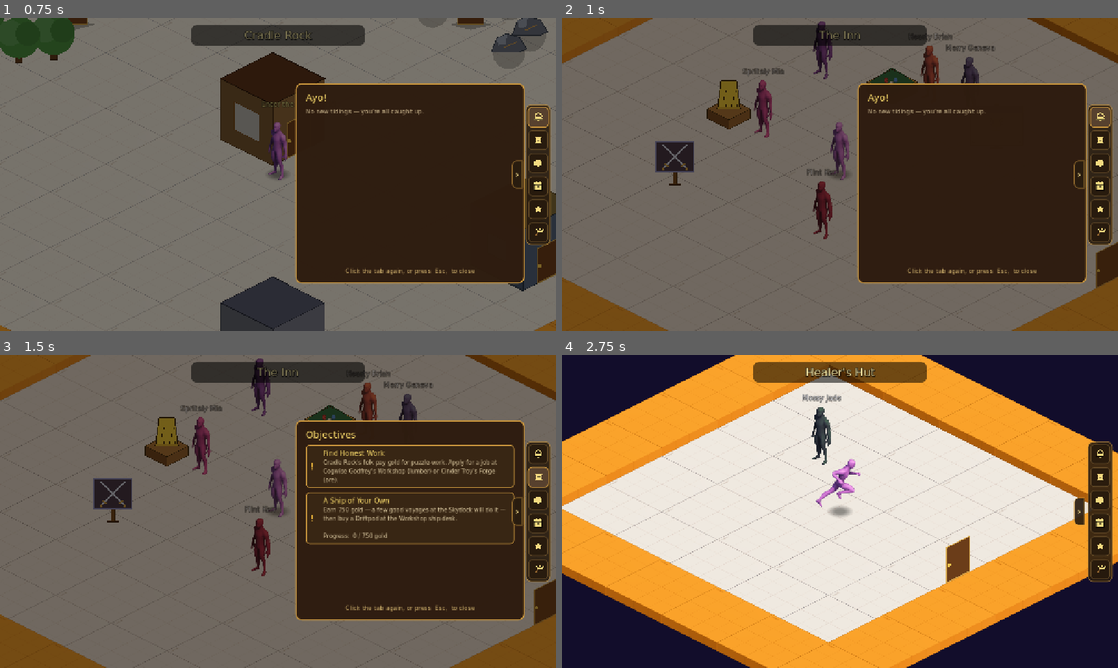
Above: before the commit, frames 1-4 (two rows, left to right).
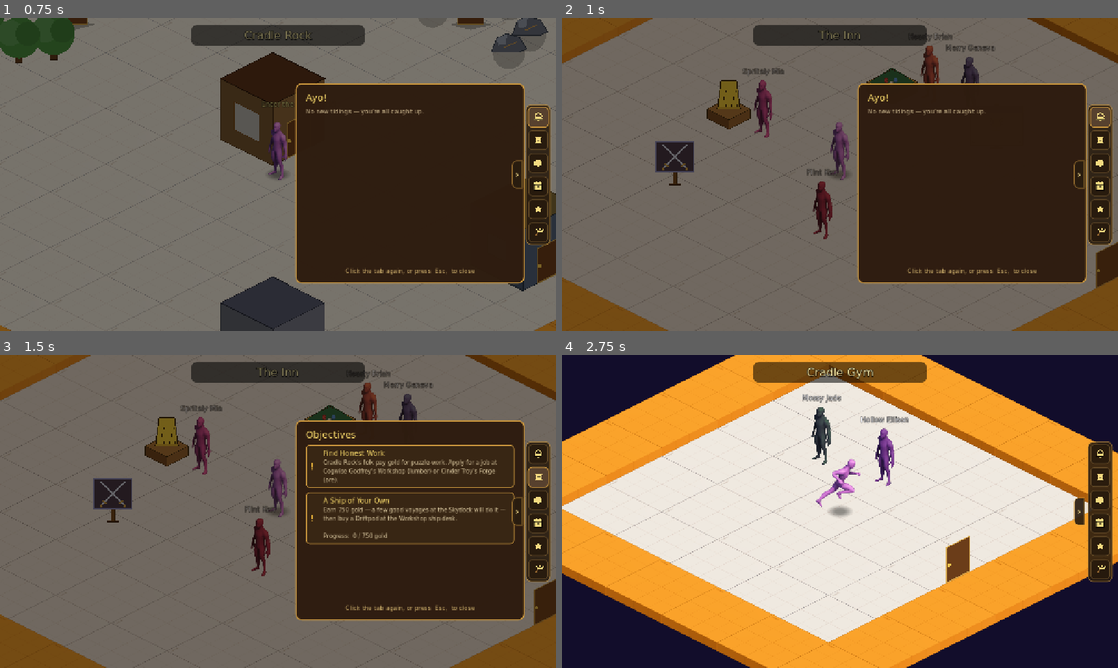
Above: after the commit, the same moments.

Repository: TairoyZone/shivaliva-shanty
Game: Godot game, scene res://tools/shot_scenes.tscn
Same seed, same stepped clock (60 frames per second), same inputs: the game is played once before the commit and once after it. This scene is started directly instead of the project's main scene.
Inputs (mouse positions are in pixels of both pictures, inside the frame that each line leads up to):
- Up to frame 1 (0.75 s): click "0" at 0.5 s
- Up to frame 2 (1 s): no input
- Up to frame 3 (1.5 s): click (539, 477) at 1.27 s
- Up to frame 4 (2.75 s): tap Enter (ui_accept) at 2, 2.27, 2.57 s; move the mouse to (962, 495) at 2.02 s; hold D (move_right) from 2.03 s (still down); hold E (interact) from 2.03 s (still down); click (962, 495) at 2.17 s

Frame 1 is identical in both runs. In frame 2, 0.3% of the frame differs, in the area x 45-49%, y 1-20%; in frame 3, 0.3%; in frame 4, 0.8%, in the area x 43-63%, y 4-43%.

Commit message:
feat(gym): convert Jade's healer hut into the Cradle Gym (C1 - the HQ)
The hospital is now the island's Skirmish training hall:
- Hollow Ellison (the long-range duel master, she/her) moves in from the tavern
  as the gym MASTER; her dialog + chat profile re-situate her here (wistful,
  soft-spoken voice kept) and tease the jungle trial to come
- Mossy Jade stays as the gym's HEALER: a reusable Npc `heals_player` flag adds a
  "Rest up" radial option that restores fighting health to full, free (her
  Pokemon-Center role, plugged into the Slice-A health mechanic)
- interior re-themed "Cradle Gym"; building re-coloured dojo-red + door reads
  "Enter the Cradle Gym"; both chat profiles updated for situational awareness
- free no-stakes practice = Spar Ellison (the existing duel path)

Verified: parse scan + gym-interior screenshot (Jade + Ellison under the Cradle
Gym banner) + a headless test (Jade heals to full, both NPCs present).
Next: C2 beast opponents, C3 jungle-maze trial, C4 badge/reward.

Co-Authored-By: Claude Opus 4.8 (1M context) <noreply@anthropic.com>

Diff:
--- a/buildings/healers_hut/healers_hut.gd
+++ b/buildings/healers_hut/healers_hut.gd
@@ -1,9 +1,8 @@
-## Mossy Jade's healer's hut — where she brews remedies and tonics, and
-## (per the "live where they work" model in [[cradle-rock-cast]]) keeps
-## her home. Mossy-green walls + amber bottle-glow windows read as
-## "herbs and tinctures" at a glance. All wall/roof/window drawing
-## inherits from [Building]; thin for future hut-only touches (hanging
-## herbs, a mortar-and-pestle sign).
+## The Cradle Gym — the island's Skirmish training hall (Troy 2026-06-16, converted from Jade's old
+## healer's hut). Hollow Ellison runs it as master; Jade tends the fighters (heals your fighting health).
+## Warm dojo-red walls + amber windows read as "a place you go to scrap" at a glance. All wall/roof/window
+## drawing inherits from [Building]; thin for future gym-only touches (a crossed-blades sign, a bell).
+## (Node/file still named healers_hut — a harmless internal name; the player only sees "Cradle Gym".)
 @tool
 class_name HealersHut
 extends Building
--- a/buildings/healers_hut/healers_hut.tscn
+++ b/buildings/healers_hut/healers_hut.tscn
@@ -9,12 +9,12 @@
 script = ExtResource("1_healh")
 window_size = Vector2(48, 48)
 window_front_right = false
-color_walls = Color(0.34, 0.46, 0.32, 1)
-color_walls_outline = Color(0.15, 0.22, 0.14, 1)
-color_roof = Color(0.24, 0.36, 0.26, 1)
-color_roof_outline = Color(0.12, 0.2, 0.13, 1)
-color_window = Color(0.95, 0.78, 0.42, 0.7)
-color_window_frame = Color(0.16, 0.24, 0.15, 1)
+color_walls = Color(0.54, 0.31, 0.26, 1)
+color_walls_outline = Color(0.26, 0.14, 0.12, 1)
+color_roof = Color(0.4, 0.22, 0.18, 1)
+color_roof_outline = Color(0.2, 0.11, 0.09, 1)
+color_window = Color(0.97, 0.74, 0.36, 0.72)
+color_window_frame = Color(0.26, 0.14, 0.12, 1)
 
 [node name="Foundation" type="CollisionPolygon2D" parent="."]
 visible = false
@@ -25,5 +25,5 @@
 target_scene = "res://levels/healers_hut_interior/healers_hut_interior.tscn"
 target_spawn_anchor = "DoorOut"
 wall_facing = 1
-marker_label = "Enter the Healer's Hut"
+marker_label = "Enter the Cradle Gym"
 spawn_offset = Vector2(0, 40)
--- a/components/npc/npc.gd
+++ b/components/npc/npc.gd
@@ -79,6 +79,11 @@
 		portrait_color = value
 		_apply_tint()
 
+## When true this NPC is a HEALER — their radial menu offers "Rest up", which restores the player's
+## fighting HEALTH (the Skirmish condition) to full, free. Jade does this at the Cradle Gym (her
+## Pokémon-Center role). See [PlayerState.restore_health] / [[ship-condition-research]].
+@export var heals_player : bool = false
+
 @onready var _sprite : Sprite2D = %Sprite
 
 # True once this NPC has granted its per-visit rapport bump. Reset
@@ -150,6 +155,9 @@
 	# here, never demanded to your face. See [NpcMenu] / [[Official:Communications]].
 	var opts : Array = [{"label": "Chat", "action": _chat}, {"label": "Spar", "action": _challenge}]
 	opts.append({"label": "Trade", "action": _open_trade})
+	# A healer (Jade at the Cradle Gym) can patch up your fighting HEALTH — the Pokémon-Center beat.
+	if heals_player:
+		opts.append({"label": "Rest up", "action": _heal_player})
 	# A SOURED NPC (negative rapport) entrusts you with no favours — hate withholds the BONUS loop only;
 	# chat/trade/spar (the core) stay open, per the parlor LAW. Make amends and the option returns.
 	if NPC_FAVORS.has(npc_name) and PlayerState.get_affinity(npc_name) >= 0:
@@ -235,6 +243,16 @@
 	SpeechBubble.say(self, lines[randi() % lines.size()])
 
 
+# Rest up → a healer restores the player's fighting HEALTH to full (free), and floats a confirming line.
+func _heal_player() -> void:
+
+	if PlayerState.is_full_health():
+		SpeechBubble.say(self, "You're in fighting shape already — go give 'em what for.")
+		return
+	PlayerState.restore_health()
+	SpeechBubble.say(self, "There — patched up and limber. Off you go, fighting fit.")
+
+
 # Spar → challenge THIS NPC to a 1v1 Skirmish duel. Mirrors the Spar post's launch: seat this NPC as the
 # opponent (consumed by SkirmishDuel._resolve_opponent), set the return anchor next to them, change scene.
 func _challenge() -> void:
--- a/components/npc/profiles/hollow_ellison.tres
+++ b/components/npc/profiles/hollow_ellison.tres
@@ -17,8 +17,8 @@
 chat_appearance = "A tall, gaunt figure in a faded long-coat, soft-spoken, with eyes that seem to look somewhere far off."
 chat_persona = "Quiet, wistful and a little lonely, but loyal to the few who reach you — a deadly long-range duelist wh …(462 unchanged characters)…
 chat_secret = "You keep a letter you've never sent to someone long gone, folded inside your coat."
-chat_locale = "the fireside of the Cradle Rock inn"
-chat_role = "You're the rock's loremaster and a deadly long-range duelist. You'd rather tell of the old days than fight, but you'll take a Skirmish bout if pressed — point a traveller to the Spar post here in the Inn, or accept their challenge outright. You keep no shop, no job, and no lore-quest to hand out (your tales are freely given by the fire); what you truly offer is a story worth hearing and, for the bold, a hard duel at range."
+chat_locale = "the Cradle Gym on Cradle Rock — the island's Skirmish training hall, which you keep"
+chat_role = "You run the Cradle Gym, the island's Skirmish training hall, as its master — though you're a loremaster at heart and would still rather tell of the old days than fight. You'll spar any traveller for free (no stakes, just steel) so they learn before it counts, and Mossy Jade tends fighters' health here between bouts. When a traveller is truly ready you send them to the jungle trial past the forest — to face the beasts harrying the island one at a time, up to their boss. You keep no shop and no lore-quest (your tales are freely given); what you offer is a hard duel at range and the path to the jungle gauntlet."
 duty_skill = 0.76
 portrait_color = Color(0.62, 0.55, 0.72, 1.0)
 aggression = 0.40
--- a/components/npc/profiles/mossy_jade.tres
+++ b/components/npc/profiles/mossy_jade.tres
@@ -16,8 +16,8 @@
 chat_appearance = "A calm, earth-handed gardener in a moss-green shawl, soil under her nails and a petal tucked behind one ear."
 chat_persona = "Gentle, calm and deeply kind — you tend the rock's gardens and speak in soft, slow, thoughtful words, n …(406 unchanged characters)…
 chat_secret = "You can coax flowers to bloom that shouldn't survive this high in the sky, and you don't fully understand how."
-chat_locale = "the terraced gardens of Cradle Rock"
-chat_role = "You're the healer and gardener of the Healer's Hut — herbs drying overhead, poultices, flowers coaxed from hard stone. You offer comfort, a remedy's worth of lore, and a quiet place to sit, but nothing a traveller can buy or play: there's no potion shop, no cure for sale, no remedy minigame here. If someone wants work or goods, gently send them to the forge, the workshop, or the skydock; what you give is care and calm, freely."
+chat_locale = "the Cradle Gym on Cradle Rock, where you tend the fighters"
+chat_role = "You're the healer of the Cradle Gym — the island's Skirmish training hall that Hollow Ellison runs as master. You patch up fighters between bouts and restore their fighting health, free, with poultices, a warm brew, and calm. You still keep a few blooms on the windowsill out of old habit. You sell nothing and run no minigame; what you give is care and a place to mend. If someone wants work or goods, gently send them to the forge, the workshop, or the skydock."
 duty_skill = 0.74
 portrait_color = Color(0.30, 0.62, 0.36, 1.0)
 aggression = 0.30
--- a/levels/healers_hut_interior/healers_hut_interior.tscn
+++ b/levels/healers_hut_interior/healers_hut_interior.tscn
@@ -44,8 +44,15 @@
 [node name="JadeNpc" parent="YSortNode2D" instance=ExtResource("4_npc")]
 position = Vector2(-16, -120)
 npc_name = "Mossy Jade"
-dialog_lines = Array[String](["There's a warm seat and a warmer kettle, dear. Nothing here needs hurrying.", "Comfrey's nearly dry. One more day on the rafter and it's ready for bruises.", "No shop here — just a bench, a brew, and an ear. All three are free.", "Looking for coin or wares? The forge and workshop want hands. I only grow things here.", "These blooms shouldn't live this high in the sky. They do anyway. I've stopped asking.", "The Stardust below, the sky above, and us rooted snug between. I find that comforting.", "Brian and Geneva grew like two vines on one stake. Can't tell whose leaf is whose now.", "Mind the green bottles, dear. The red ones mind themselves."])
+dialog_lines = Array[String](["Come in, dear — sit while I see to those bruises. No fighter leaves here aching if I can help it.", "Ellison works them hard out on the mats. I put them back together. We've always made a fine pair, she and I.", "Rest up whenever you need — I'll set your fighting health right again, no coin asked.", "Green salve for the aches, a warm brew for the nerves. Both mine, both free.", "That jungle past the forest's gone wild — beasts harrying the whole island. Come see me before you go in. And after. Especially after.", "I traded my planters for poultices the day this became a gym. The blooms still grow on the sill, mind.", "Win or lose, you come back to me in one piece. That's the only rule I keep."])
 portrait_color = Color(0.3, 0.62, 0.36, 1)
+heals_player = true
+
+[node name="EllisonNpc" parent="YSortNode2D" instance=ExtResource("4_npc")]
+position = Vector2(130, -70)
+npc_name = "Hollow Ellison"
+dialog_lines = Array[String](["...Welcome. The Cradle Gym. Mine to keep, now. Strange, the things we end up tending.", "A bout? ...I'll oblige. No stakes here — just steel, and what it teaches. I never miss. ...Rarely.", "Past the forest, the jungle's turned cruel. Beasts. Harrying the whole island. When you're ready — only then — you'll go. One at a time. Up to their boss.", "Jade mends what the mats break. Lean on her. ...Even I do.", "Kerr keeps our tally. I stopped counting wins a long while back. The number only matters to one of us.", "Lose a real fight and it stays in you — you start the next one worn. So rest. Then go again.", "I fight from range. Patience, mostly. Beat me here, and the jungle's yours to face."])
+portrait_color = Color(0.62, 0.55, 0.72, 1)
 
 [node name="DoorOut" parent="YSortNode2D" instance=ExtResource("3_door")]
 position = Vector2(299, 150)
@@ -77,6 +84,6 @@
 theme_override_colors/font_outline_color = Color(0, 0, 0, 0.9)
 theme_override_constants/outline_size = 5
 theme_override_font_sizes/font_size = 26
-text = "Healer's Hut"
+text = "Cradle Gym"
 horizontal_alignment = 1
 vertical_alignment = 1
--- a/levels/tavern/tavern.tscn
+++ b/levels/tavern/tavern.tscn
@@ -79,12 +79,6 @@
 dialog_lines = Array[String](["Oh-ho, fresh blood. Come closer — I don't bite. The steel does.", "You here to scrap, or …(558 unchanged characters)…
 portrait_color = Color(0.78, 0.32, 0.32, 1)
 
-[node name="EllisonNpc" parent="YSortNode2D" unique_id=2641224 instance=ExtResource("6_npc")]
-position = Vector2(-40, -232)
-npc_name = "Hollow Ellison"
-dialog_lines = Array[String](["...Ah. You again. Good. The fire was getting quiet.", "Sit by the fire. I'll tell you something true. Mostly true.", "Every island remembers more than its people do.", "If it's a fight you want, the Spar post is just there. I'll be gentle. Mostly.", "Kerr counts our duels. I stopped. The number only matters to one of us.", "Brian and Geneva. Married all this time, still smiling. Some stories end well.", "From far enough away, every fight looks slow. That's where I stand.", "Some words keep better unsent. ...Hm. Forget I said that."])
-portrait_color = Color(0.62, 0.55, 0.72, 1)
-
 [node name="GenevaNpc" parent="YSortNode2D" instance=ExtResource("6_npc")]
 position = Vector2(300, -150)
 npc_name = "Merry Geneva"
--- /dev/null
+++ b/tools/shot_gym.gd
@@ -0,0 +1,19 @@
+extends Node2D
+const OUT := "user://shots"
+const SHOTS := [["res://levels/healers_hut_interior/healers_hut_interior.tscn", "look_gym.png", 0.8],
+	["res://levels/shore/shore.tscn", "look_gym_building.png", 1.0]]
+func _ready() -> void:
+	DirAccess.make_dir_recursive_absolute(OUT)
+	call_deferred("_go")
+func _go() -> void:
+	for s in SHOTS:
+		var scene : Node = load(String(s[0])).instantiate()
+		get_tree().root.add_child(scene)
+		get_tree().current_scene = scene
+		if String(s[0]).contains("shore"):
+			PlayerState.game_minutes = 750.0
+		await get_tree().create_timer(float(s[2])).timeout
+		get_viewport().get_texture().get_image().save_png("%s/%s" % [OUT, String(s[1])])
+		scene.queue_free()
+		await get_tree().process_frame
+	get_tree().quit()
--- /dev/null
+++ b/tools/shot_gym.tscn
@@ -0,0 +1,6 @@
+[gd_scene load_steps=2 format=3]
+
+[ext_resource type="Script" path="res://tools/shot_gym.gd" id="1"]
+
+[node name="ShotGym" type="Node2D"]
+script = ExtResource("1")
